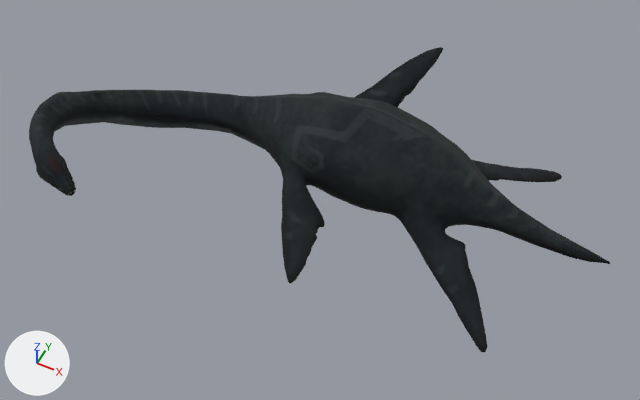
Before and after pictures for a commit that changed the glTF model assets/models/dino2.glb.
Both versions are drawn from a 50 mm lens placed at (3.64, -8.18, 10.28), pointed at (-0.14, -0.62, 0.83). Every picture has the same lights, and +X, +Y and +Z are marked at lower left. The older version comes first.

In view in the first picture: 'bodyEl'.
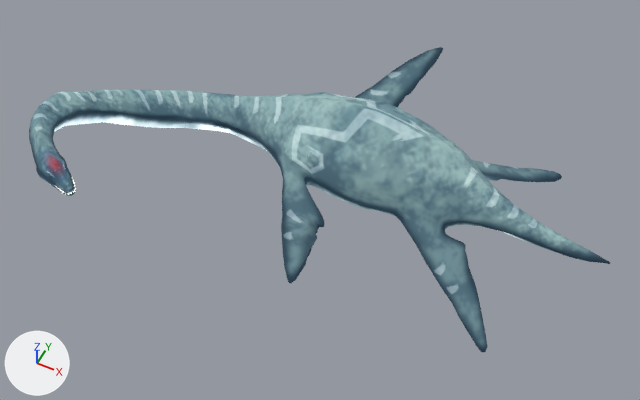
Edits to the scene script, one JSON object a line:
```json
{"block": "mat_material_001", "where": "n0 = _N.new('ShaderNodeBsdfPrincipled'); n0.name = 'Principled BSDF'"}
{"op": "add", "block": "mat_material_001", "code": "n0.inputs[28].default_value = 1.5  # 'Emission Strength'"}
{"op": "remove", "block": "mat_material_001", "code": "n3 = _N.new('ShaderNodeMix'); n3.name = 'Mix'"}
{"op": "remove", "block": "mat_material_001", "code": "n3.data_type = 'RGBA'"}
{"op": "remove", "block": "mat_material_001", "code": "n3.blend_type = 'MULTIPLY'"}
{"op": "remove", "block": "mat_material_001", "code": "n3.inputs[0].default_value = 1.0  # 'Factor'"}
{"op": "remove", "block": "mat_material_001", "code": "n3.inputs[7].default_value = (0.128, 0.128, 0.128, 1.0)  # 'B', dark grey #646464"}
{"block": "mat_material_001", "where": "n4 = _N.new('ShaderNodeTexImage'); n4.name = 'Image Texture.001'"}
{"op": "remove", "block": "mat_material_001", "code": "_L.new(n3.outputs[2], n0.inputs[0])  # 'Result' to 'Base Color'"}
{"op": "remove", "block": "mat_material_001", "code": "_L.new(n4.outputs[0], n3.inputs[6])  # 'Color' to 'A'"}
{"op": "add", "block": "mat_material_001", "code": "_L.new(n4.outputs[0], n0.inputs[0])  # 'Color' to 'Base Color'"}
```

What differs and where, as boxes [x1, y1, x2, y2] in the pictures (640 x 400 px):
```json
{"object": "bodyEl", "change": "recoloured", "before": [29, 47, 610, 353], "after": [29, 47, 610, 353], "on screen": "black to cyan"}
```
